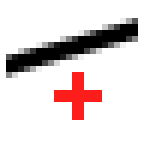
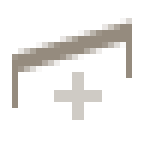
Layers edited between the first and the second 144×144 image:
painted on "Shape 1 copy 2" over box(6, 18, 138, 108)
